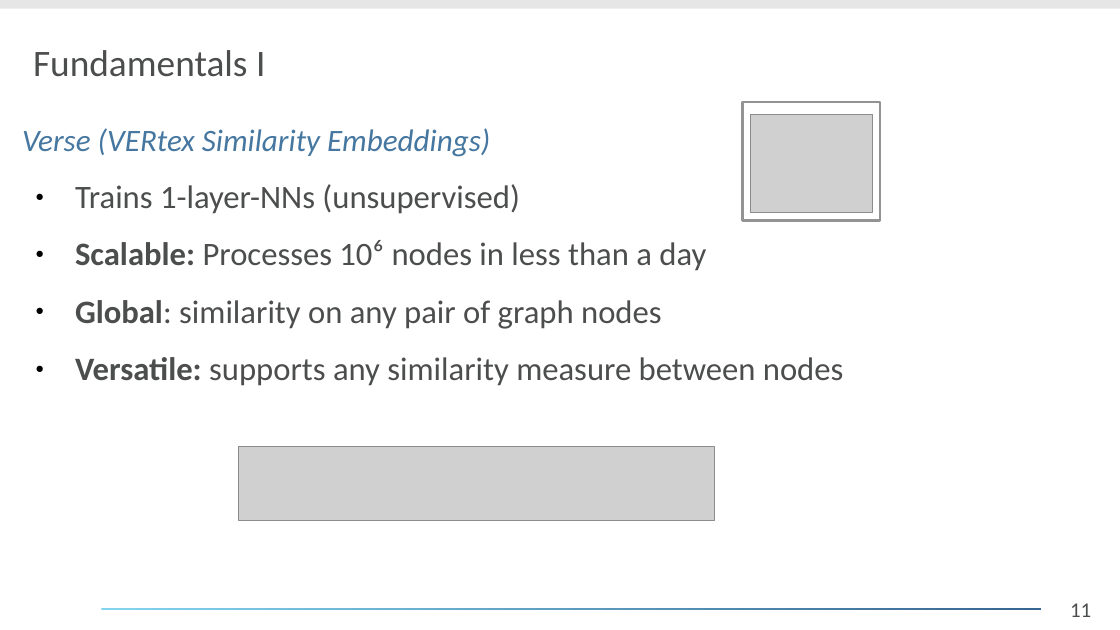
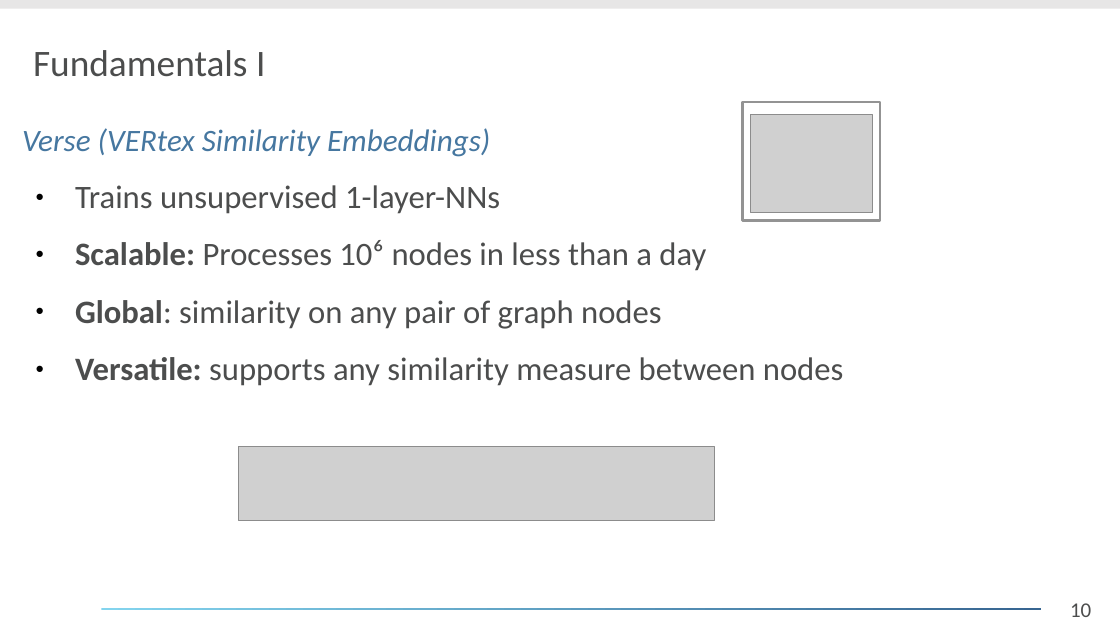
Before and after one commit to daelmo/DB2GraphGenerator, a slide deck: slide 10 of presentation/Analyse_eines_Forschungsthemas.odp (slide 11 before the commit). Drawn at 1120x630 pixels with LibreOffice and Linux fonts; fonts in the diff are those of the drawing; grey boxes stand for pictures; background and template pictures are left out. Boxes give left, top, right and bottom in pixels: in the first picture for what was removed or moved away, otherwise in the second. Text is boxed around its words. In the diff, an @@ line names an element or a change of style, - is before the commit and + after.

```diff
--- a/presentation/Analyse_eines_Forschungsthemas.odp
+++ b/presentation/Analyse_eines_Forschungsthemas.odp
@@ text at (75, 185, 500, 214): text changed @@
-● Trains 1-layer-NNs (unsupervised)
+● Trains unsupervised 1-layer-NNs
@@ page number at (1070, 603, 1091, 617): text changed @@
-11
+10
```
Also in this commit, not shown: 13 other slides changed, 1 slide added, 6 slides removed.
